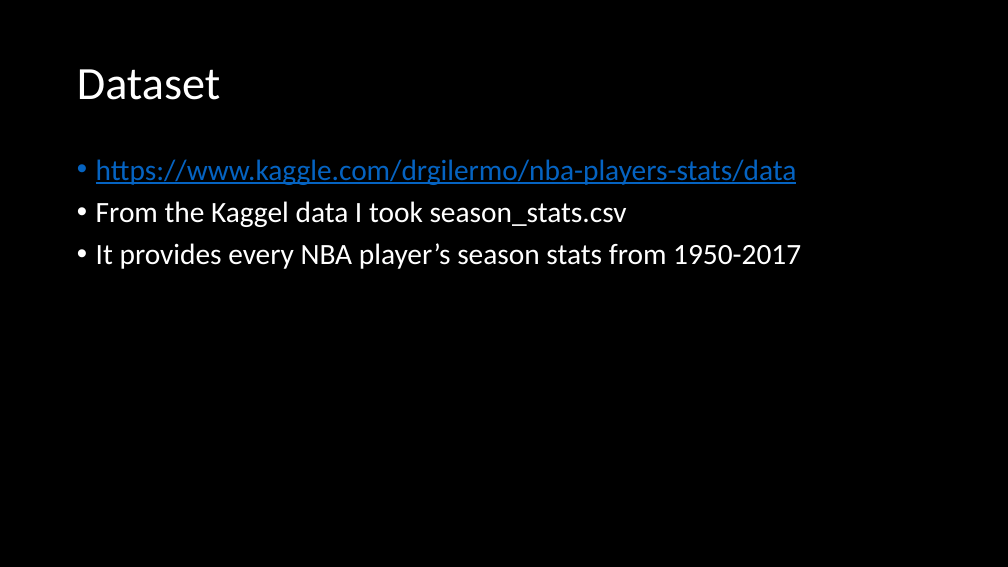
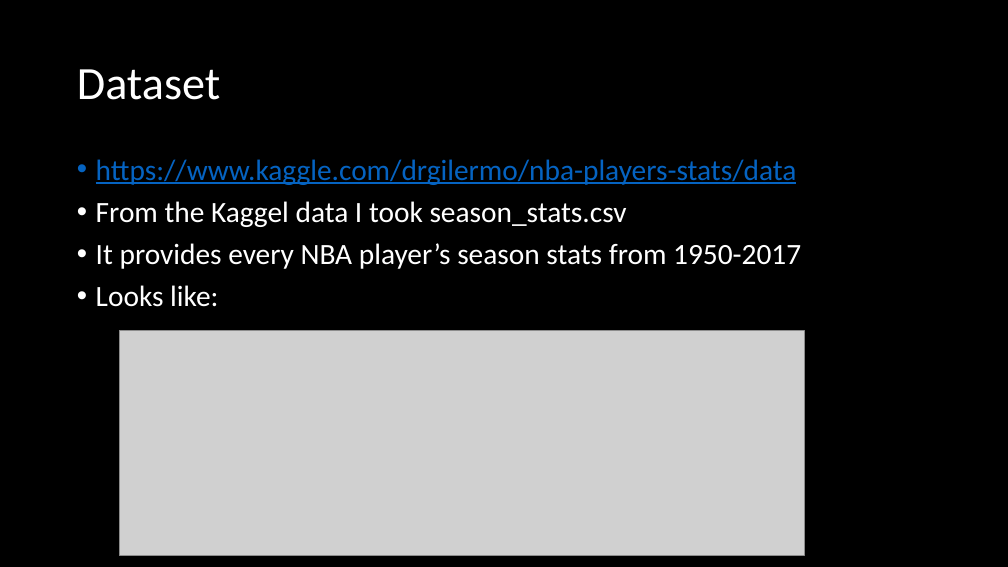
Before and after one commit to AlexanderJGomez/DS4100Project, a slide deck: slide 3 of DS4100 Presentation.pptx. Drawn at 1008x567 pixels with LibreOffice and Linux fonts; fonts in the diff are those of the drawing; grey boxes stand for pictures. Boxes give left, top, right and bottom in pixels: in the first picture for what was removed or moved away, otherwise in the second. Text is boxed around its words. In the diff, an @@ line names an element or a change of style, - is before the commit and + after.

```diff
--- a/DS4100 Presentation.pptx
+++ b/DS4100 Presentation.pptx
@@ text at box(96, 285, 218, 307): paragraph added @@
+• Looks like:
@@ picture added at box(119, 330, 804, 556) @@
```
Also in this commit, not shown: 6 other files.
